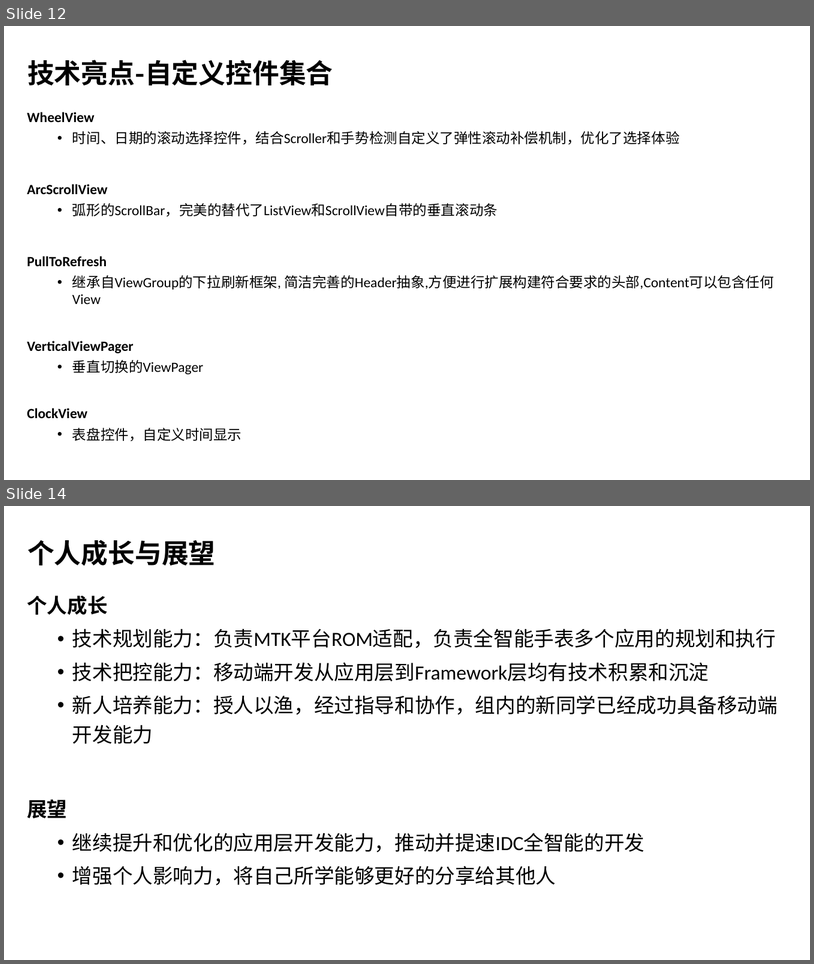
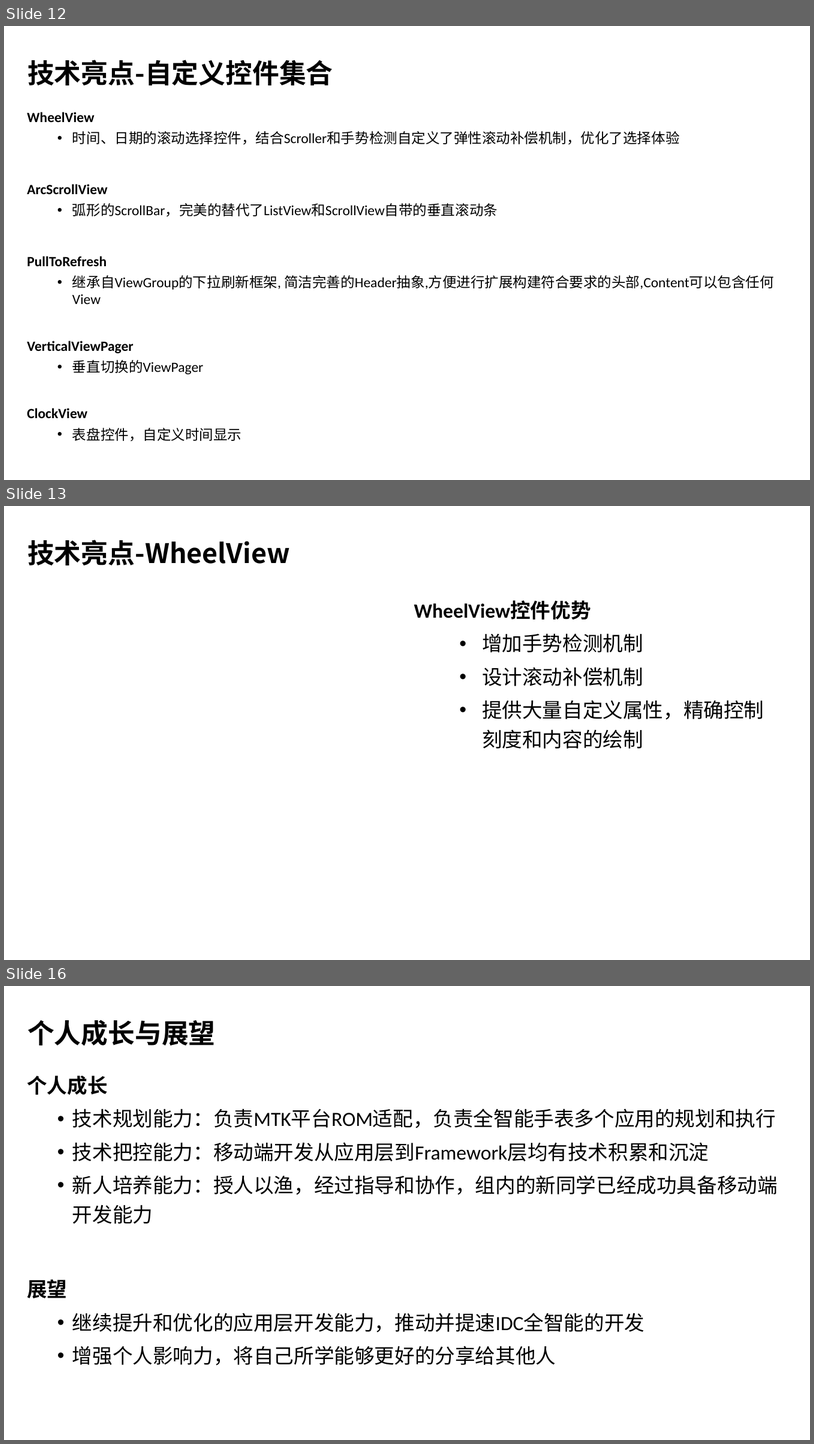
Before and after one commit to wangzhengyi/WangZhengyi, a slide deck: promote/2016阿里晋升述职.pptx. Shown one above the other, each under a label of ours: slides 12 and 14 before the commit, slides 12, 13 and 16 after it; the slides between them are not shown. The pictures are 814x964 and 814x1444 pixels, drawn with LibreOffice and Linux fonts; fonts in the diff are those of the drawing; background and template pictures are left out. Boxes give left, top, right and bottom in pixels: in the first picture for what was removed or moved away, otherwise in the second. Text is boxed around its words. In the diff, an @@ line names an element or a change of style, - is before the commit and + after.

```diff
--- a/promote/2016阿里晋升述职.pptx
+++ b/promote/2016阿里晋升述职.pptx
@@ slide 13 added at [4,506,810,960], background #FFFFFF @@
@@ title added at [27,540,290,565], 32 pt, text #000000, bold @@
+技术亮点-WheelView
@@ text added at [414,601,764,748], 24 pt, text #000000 @@
+WheelView控件优势
+  • 增加手势检测机制
+  • 设计滚动补偿机制
+  • 提供大量自定义属性，精确控制刻度和内容的绘制
@@ what was slide 14 is now slide 16 @@
```
Also in this commit, not shown: 5 slides changed, 2 other slides added, 1 slide removed, 3 other files.
